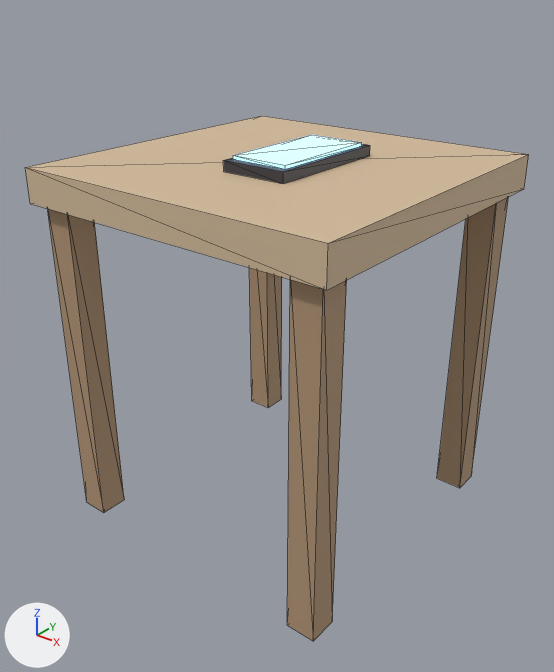
The glTF model assets/models/side_table.glb as it was, and as the next commit left it.
Before and after are seen from a camera (50 mm lens) standing at (0.529, -0.676, 0.648) and looking at (0.006, -0.022, 0.243). Arrows for +X, +Y and +Z are at lower left; the lights stay in place. The first picture is the older version. Mesh edges are drawn as thin lines. Vertices at exactly the same position are counted once.

In view in the first picture: 'side_table'.
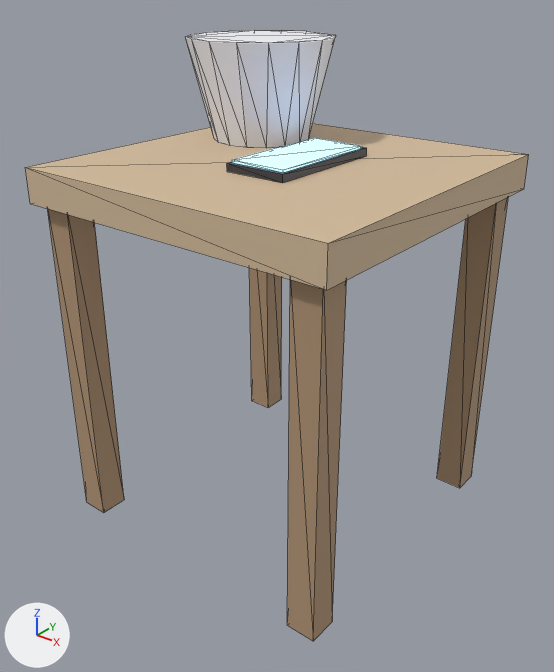
What differs and where, as boxes (x1, y1, x2, y2) in the pictures (554 x 672 px; the box of a moved part takes in the faces that stretch with it):
'side_table', reshaped (16% taller)
    before: (25, 116, 529, 641)
    after: (25, 30, 529, 641)
part 1 of me_side_table, added
    after: (186, 30, 335, 148)
part 2 of me_side_table, moved or reshaped
    before: (223, 135, 370, 184)
    after: (227, 138, 367, 183)

Patch to the scene script:
```diff
--- a/assets/models/side_table.glb.py
+++ b/assets/models/side_table.glb.py
@@ me_side_table @@
 # verts and faces of me_side_table; kept vertices keep their numbers, new ones are numbered from 56
-me_side_table.from_pydata(...)  # 56 vertices, 84 faces; spans x -0.2..0.2, y -0.2..0.2, z 0.0..0.466
+me_side_table.from_pydata(...)  # 88 vertices, 144 faces; spans x -0.2..0.2, y -0.2..0.2, z 0.0..0.57
+# me_side_table part 1: a new loose piece, a 16-sided cut cone along z (radius 0.06 at the low end, 0.09 at the high end) spanning x -0.19..-0.01, y -0.01..0.17, z 0.45..0.57, in mat_kl_fabric_white (white #f1f1f6)
+# me_side_table part 2
+verts[40] = (-0.018, -0.078, 0.45)  # moved, pixel (227, 171)
+verts[41] = (-0.018, -0.078, 0.459)  # moved, pixel (226, 163)
+verts[42] = (-0.018, 0.078, 0.45)  # moved
+verts[43] = (-0.018, 0.078, 0.459)  # moved
+verts[44] = (0.058, -0.078, 0.45)  # moved, pixel (282, 182)
+verts[45] = (0.058, -0.078, 0.459)  # moved, pixel (282, 174)
+verts[46] = (0.058, 0.078, 0.45)  # moved, pixel (366, 155)
+verts[47] = (0.058, 0.078, 0.459)  # moved, pixel (366, 147)
+verts[48] = (-0.014, -0.072, 0.459)  # moved, pixel (232, 162)
+verts[49] = (-0.014, -0.072, 0.462)  # moved, pixel (232, 159)
+verts[50] = (-0.014, 0.072, 0.459)  # moved
+verts[51] = (-0.014, 0.072, 0.462)  # moved, pixel (313, 137)
+verts[52] = (0.054, -0.072, 0.459)  # moved, pixel (283, 172)
+verts[53] = (0.054, -0.072, 0.462)  # moved, pixel (283, 169)
+verts[54] = (0.054, 0.072, 0.459)  # moved, pixel (362, 148)
+verts[55] = (0.054, 0.072, 0.462)  # moved, pixel (362, 145)
 me_side_table.materials.append(mat_kl_wood_light)
@@ me_side_table @@
 me_side_table.materials.append(mat_kl_screen)
+me_side_table.materials.append(mat_kl_fabric_white)  # white #f1f1f6
```
